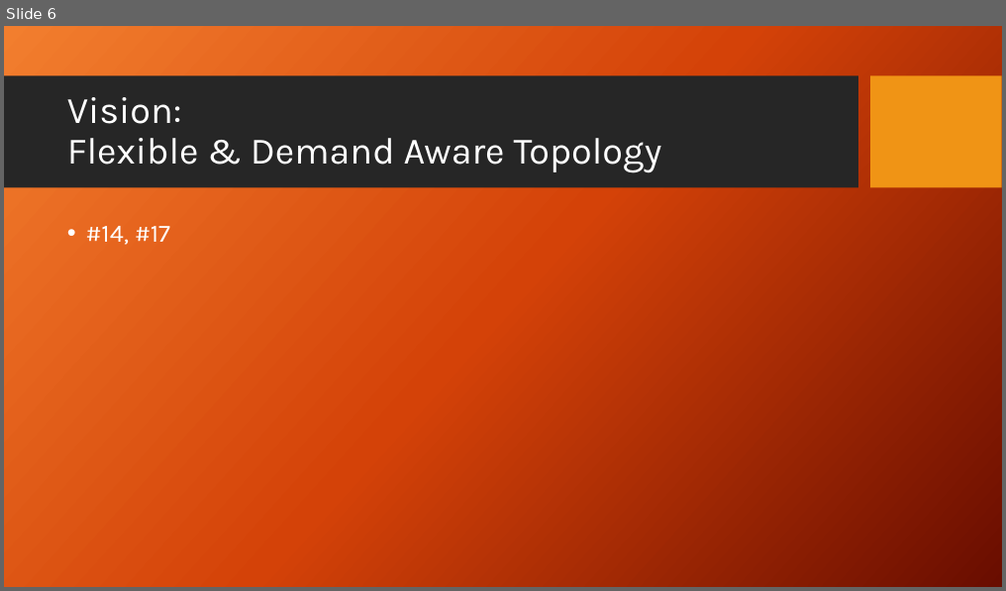
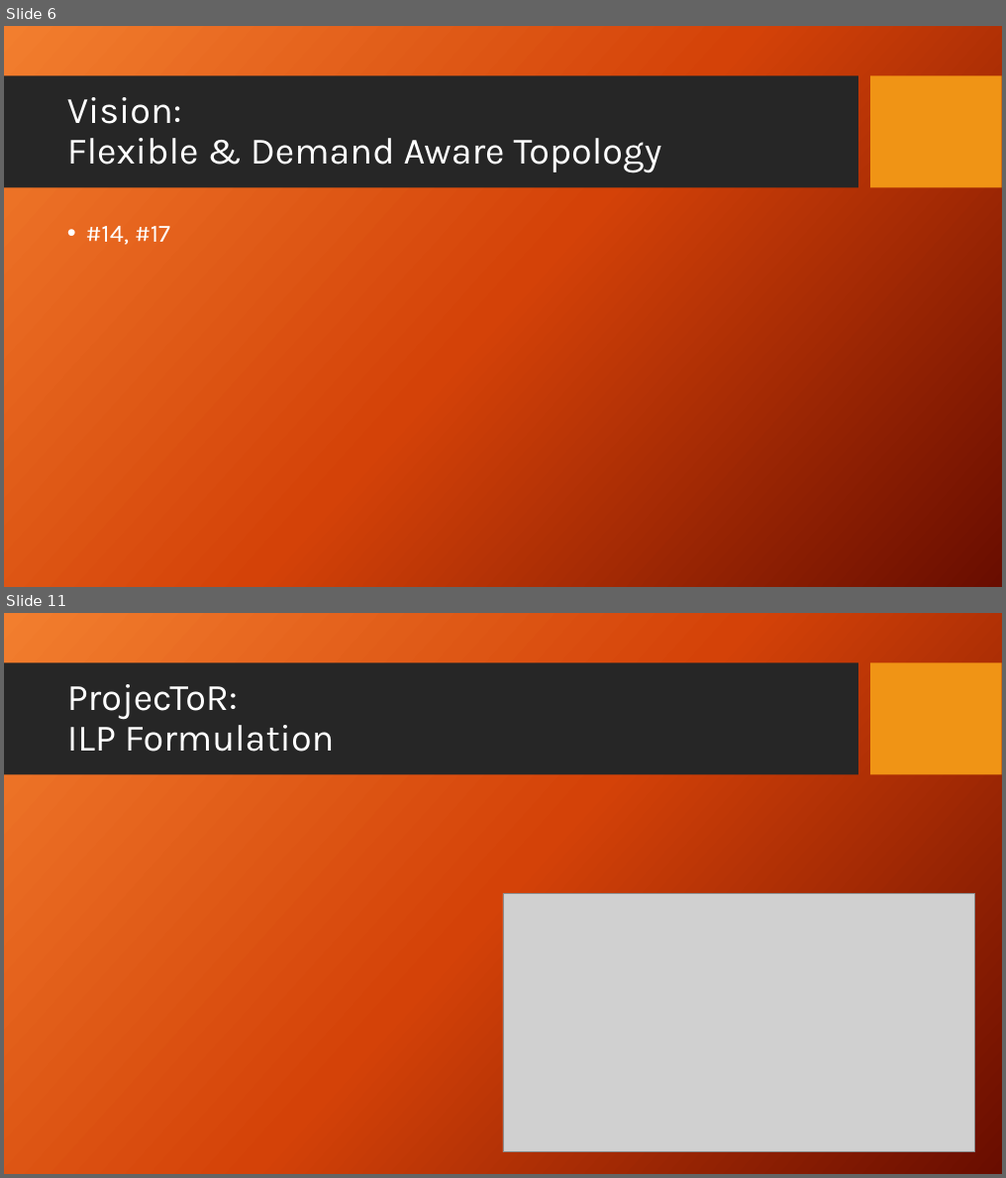
Before and after one commit to subhrendu1987/Presentations, a slide deck: ReadingGroup/ReadingGroup-AdjustNet.pptx. Shown one above the other, each under a label of ours: slide 6 before the commit, slides 6 and 11 after it; the slides between them are not shown. The pictures are 1006x591 and 1006x1178 pixels, drawn with LibreOffice and Linux fonts; fonts in the diff are those of the drawing; grey boxes stand for pictures; background and template pictures are left out. Boxes give left, top, right and bottom in pixels: in the first picture for what was removed or moved away, otherwise in the second. Text is boxed around its words. In the diff, an @@ line names an element or a change of style, - is before the commit and + after.

```diff
--- a/ReadingGroup/ReadingGroup-AdjustNet.pptx
+++ b/ReadingGroup/ReadingGroup-AdjustNet.pptx
@@ slide 11 added at [4, 613, 1002, 1174], background picture (left out); not listed: 2 template elements that a slide beside it also shows @@
@@ title added at [67, 684, 335, 752], 36 pt, text #FFFFFF @@
+ProjecToR:
+ILP Formulation
@@ picture added at [503, 894, 975, 1153] @@
```
Also in this commit, not shown: 1 slide changed, 7 other slides added, 1 slide removed.
